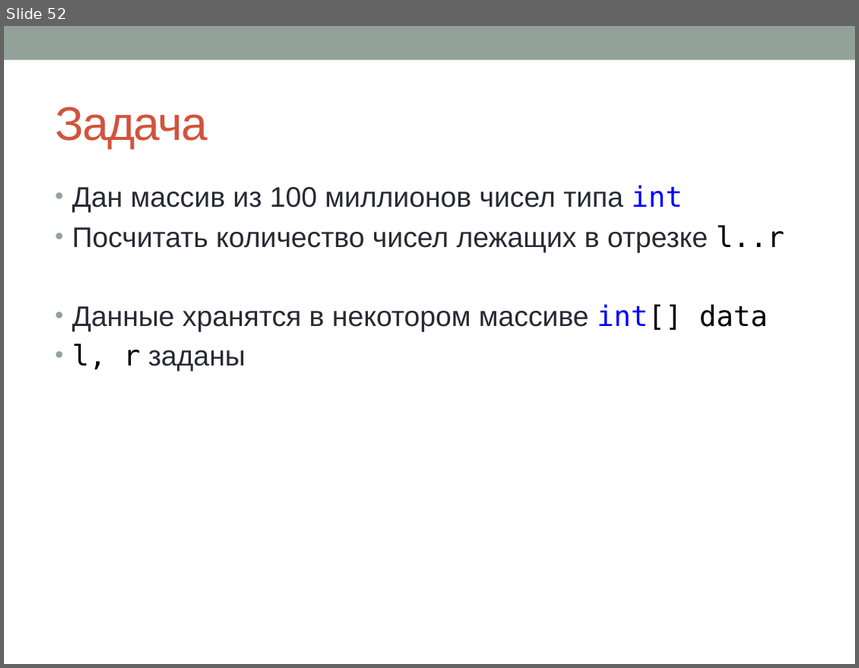
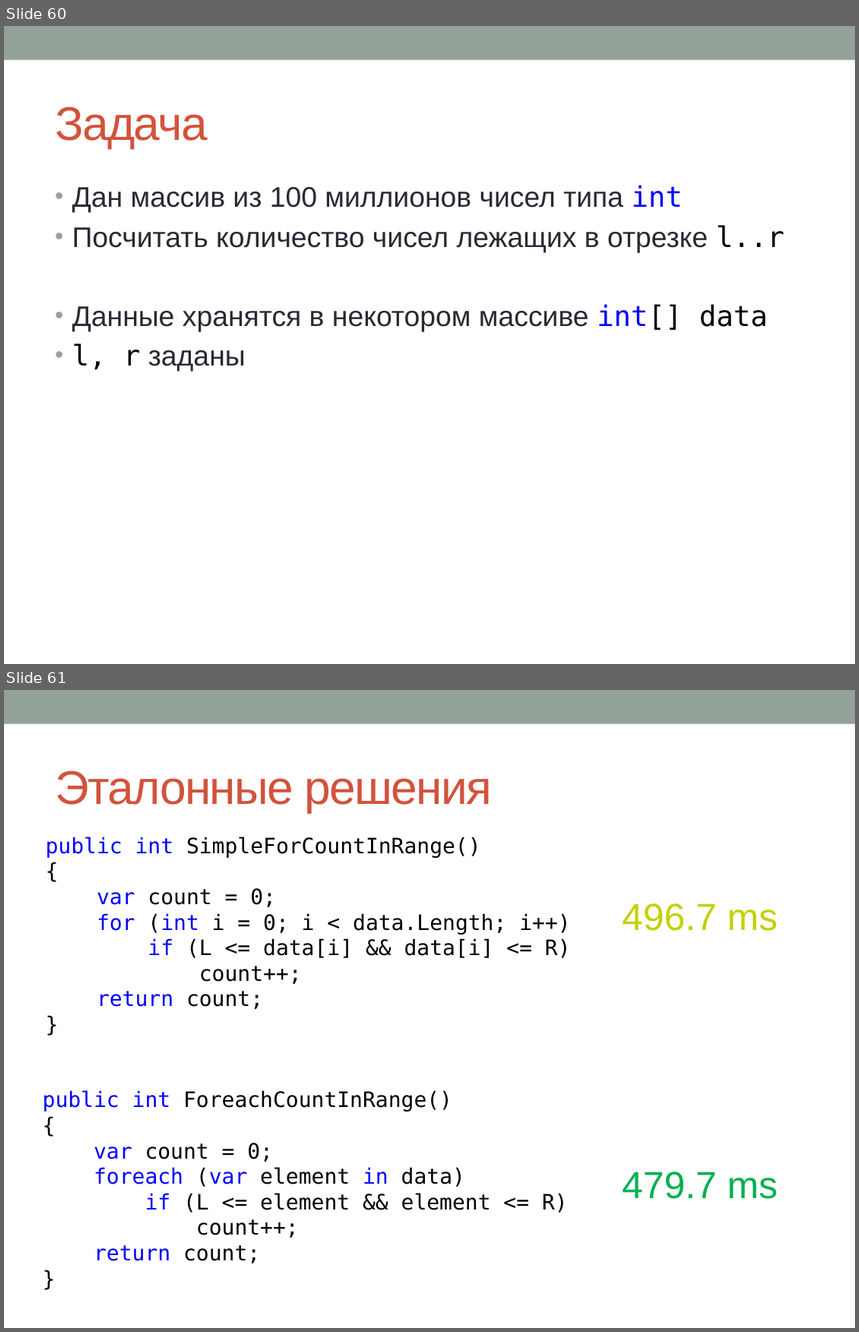
Before and after one commit to sivukhin/SimdLecture, a slide deck: simd_presentation.pptx. Shown one above the other, each under a label of ours: slide 52 before the commit, slides 60 and 61 after it. The pictures are 859x668 and 859x1332 pixels, drawn with LibreOffice and Linux fonts; fonts in the diff are those of the drawing. Boxes give left, top, right and bottom in pixels: in the first picture for what was removed or moved away, otherwise in the second. Text is boxed around its words. In the diff, an @@ line names an element or a change of style, - is before the commit and + after.

```diff
--- a/simd_presentation.pptx
+++ b/simd_presentation.pptx
@@ slide 61 added at (4, 690, 855, 1328), background #FFFFFF; not listed: 1 template element that a slide beside it also shows @@
@@ title added at (55, 771, 493, 813), 40 pt, text #D2533C @@
+Эталонные решения
@@ text added at (46, 837, 571, 1009), 18 pt, text #000000 @@
+public int SimpleForCountInRange()
+{
+var count = 0;
+for (int i = 0; i < data.Length; i++)
+if (L <= data[i] && data[i] <= R)
+count++;
+return count;
+}
@@ text added at (622, 904, 778, 931), 32 pt, text #C2D105 @@
+496.7 ms
@@ text added at (43, 1091, 568, 1264), 18 pt, text #000000 @@
+public int ForeachCountInRange()
+{
+var count = 0;
+foreach (var element in data)
+if (L <= element && element <= R)
+count++;
+return count;
+}
@@ text added at (622, 1172, 778, 1199), 32 pt, text #00B050 @@
+479.7 ms
@@ what was slide 52 is now slide 60 @@
```
Also in this commit, not shown: 10 slides changed, 31 other slides added, 3 slides removed, 1 other file.
